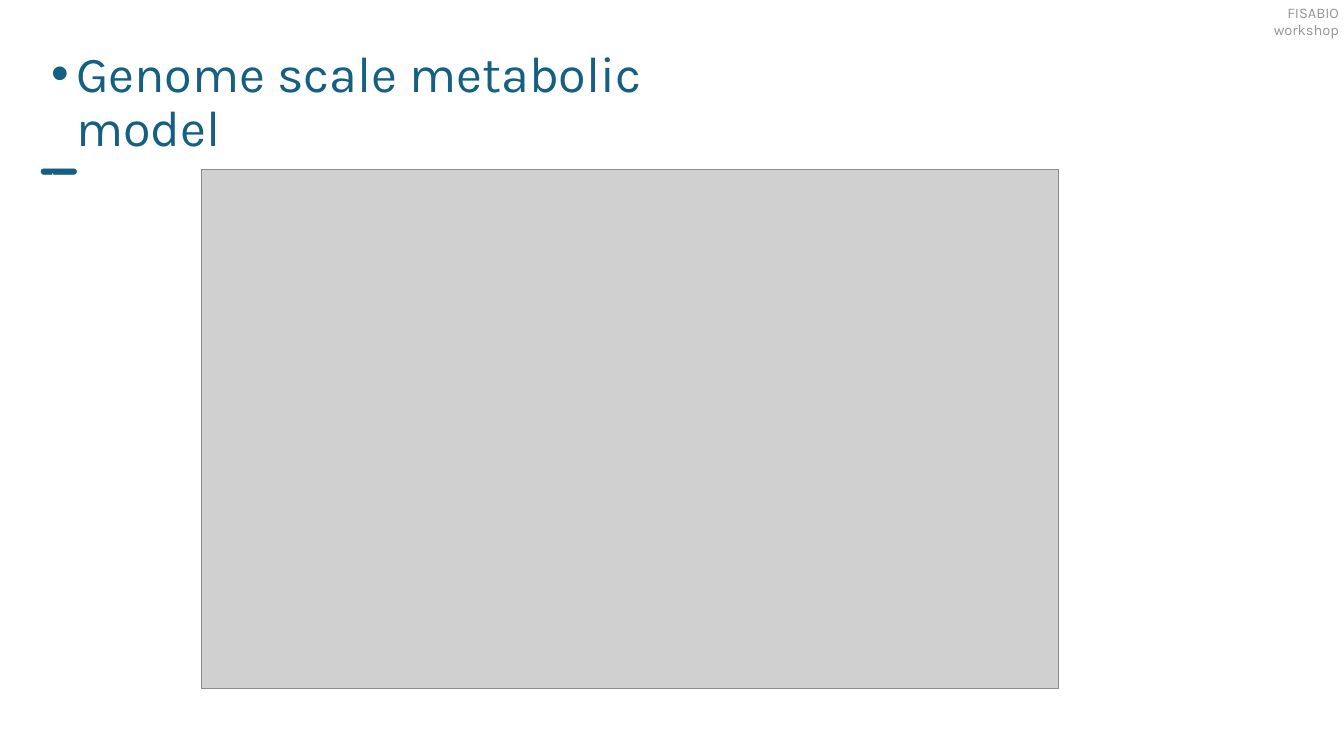
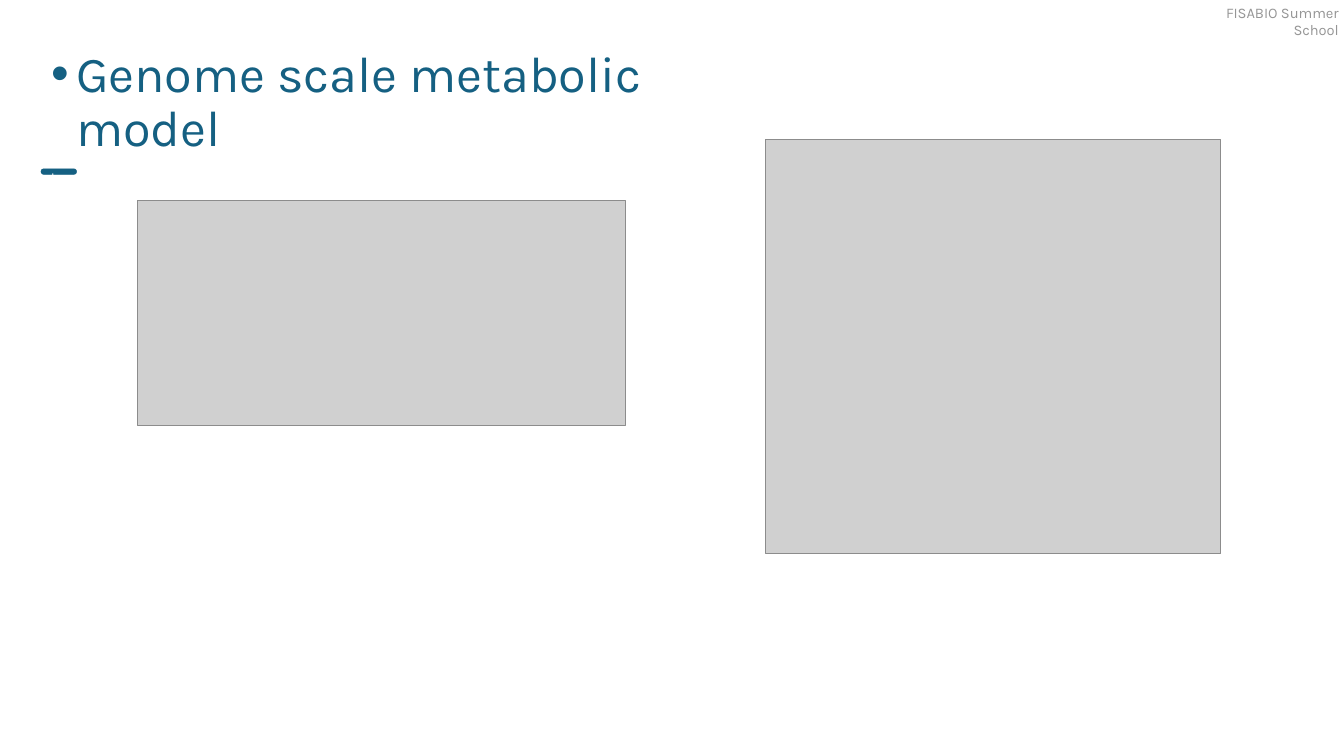
Before and after one commit to kshitijtandon/fisabio-gapseq-workshop, a slide deck: slide 9 of slides/FISABIO_workshop_v1.pptx (slide 7 before the commit). Drawn at 1344x756 pixels with LibreOffice and Linux fonts; fonts in the diff are those of the drawing; grey boxes stand for pictures. Boxes give left, top, right and bottom in pixels: in the first picture for what was removed or moved away, otherwise in the second. Text is boxed around its words. In the diff, an @@ line names an element or a change of style, - is before the commit and + after.

```diff
--- a/slides/FISABIO_workshop_v1.pptx
+++ b/slides/FISABIO_workshop_v1.pptx
@@ text at bbox=[1226, 9, 1339, 35]: text changed @@
-FISABIO workshop
+FISABIO Summer School
@@ picture added at bbox=[766, 139, 1221, 554] @@
@@ picture removed at bbox=[202, 169, 1059, 689] @@
@@ picture added at bbox=[138, 201, 626, 425] @@
```
Also in this commit, not shown: 4 other slides changed, 4 slides added, 2 slides removed, 6 other files.
